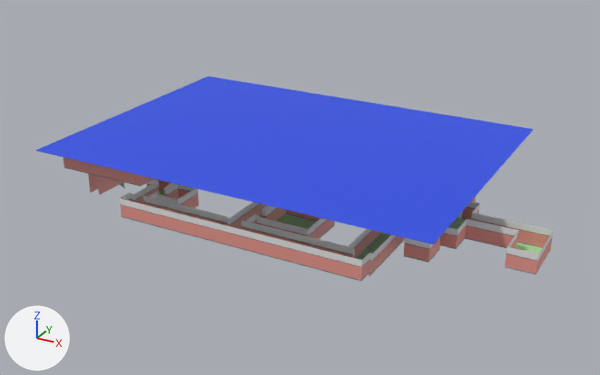
One commit to the Blender file my_fair_damnation_godot/level/scenario/hospital_scenario.blend: the scene before it, then after it.
Both versions are drawn from a camera (50 mm lens) standing at (61.8, -72.8, 44.3) and looking at (13.9, 14.4, 0.7). Every picture has the same lights, and +X, +Y and +Z are marked at lower left.

Names of what the first picture shows: 'cealing_top', 'floor-col'.
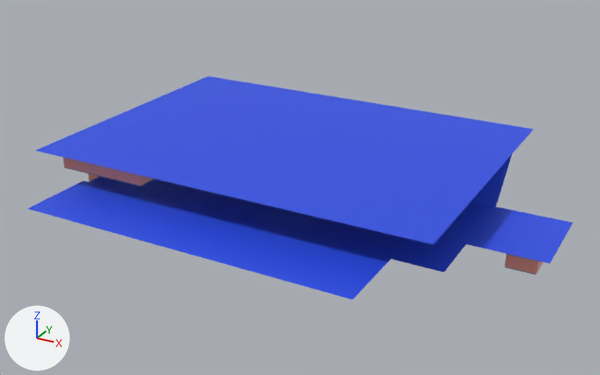
What changed in the scene script:
```text
Change ob_cealing:
    remove ob_cealing.hide_set(True)
```

Pixel boxes [x1, y1, x2, y2] of what changed, in the pictures (600 x 375 px):
'cealing', shown (blue)
    after: [28, 155, 573, 300]
'floor-col', unchanged, covered by the edit
    before: [63, 157, 553, 281]
    after: [63, 157, 543, 275]
